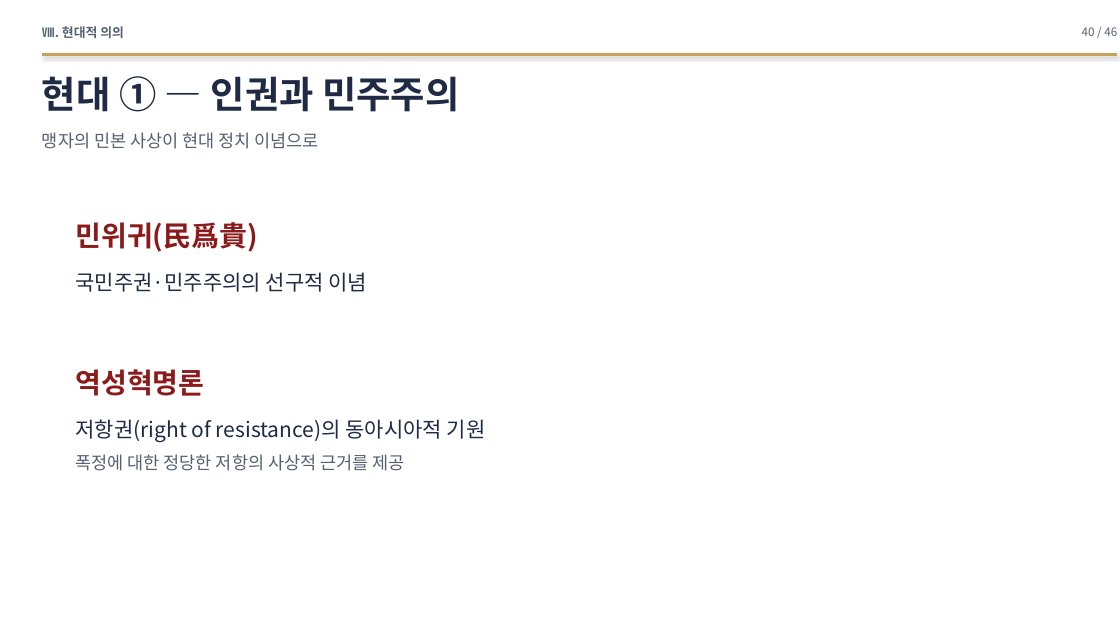
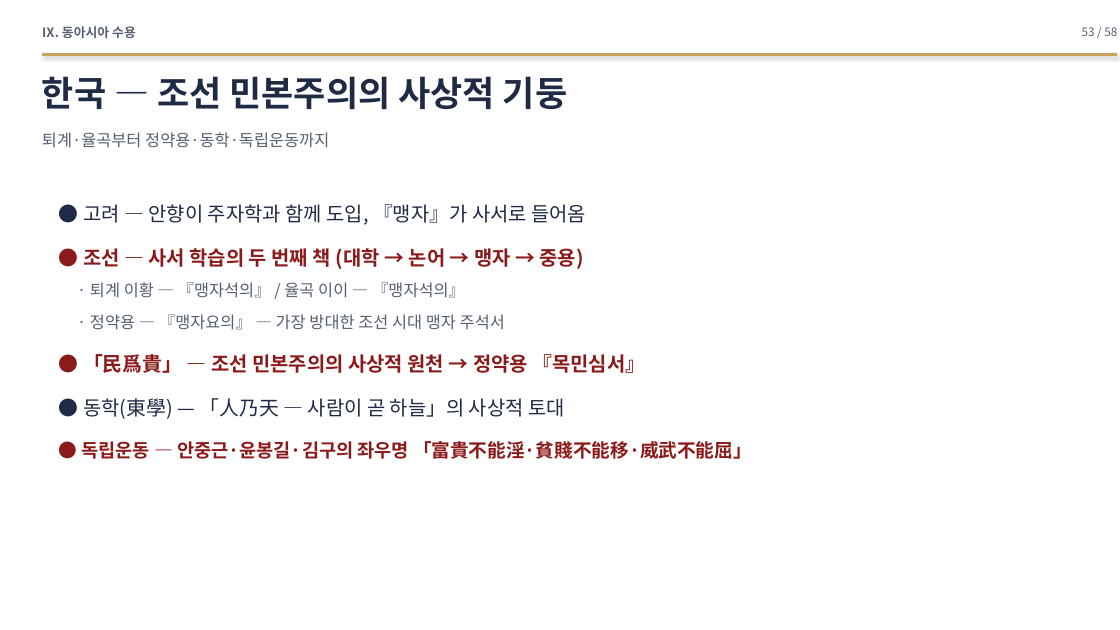
Before and after one commit to hpark1947/Oriental-Classics2, a slide deck: slide 53 of 발표자료/맹자_발표자료.pptx (slide 40 before the commit). Drawn at 1120x630 pixels with LibreOffice and Linux fonts; fonts in the diff are those of the drawing. Boxes give left, top, right and bottom in pixels: in the first picture for what was removed or moved away, otherwise in the second. Text is boxed around its words. In the diff, an @@ line names an element or a change of style, - is before the commit and + after.

```diff
--- a/발표자료/맹자_발표자료.pptx
+++ b/발표자료/맹자_발표자료.pptx
@@ text at [42, 26, 136, 38]: text changed @@
-Ⅷ. 현대적 의의
+Ⅸ. 동아시아 수용
@@ text at [1082, 27, 1117, 36]: text changed @@
-40 / 46
+53 / 58
@@ text at [42, 76, 567, 109]: text changed; size 32 to 30 pt @@
-현대 ① — 인권과 민주주의
+한국 — 조선 민본주의의 사상적 기둥
@@ text at [42, 132, 329, 148]: text changed; size 15 to 14 pt @@
-맹자의 민본 사상이 현대 정치 이념으로
+퇴계·율곡부터 정약용·동학·독립운동까지
@@ text at [82, 204, 752, 459]: text changed; size 18 to 17 pt; text colour #1F2A44 to #8B1A1A @@
-민위귀(民爲貴)
-국민주권·민주주의의 선구적 이념
-역성혁명론
-저항권(right of resistance)의 동아시아적 기원
-폭정에 대한 정당한 저항의 사상적 근거를 제공
+● 고려 — 안향이 주자학과 함께 도입, 『맹자』가 사서로 들어옴
+● 조선 — 사서 학습의 두 번째 책 (대학 → 논어 → 맹자 → 중용)
+· 퇴계 이황 — 『맹자석의』 / 율곡 이이 — 『맹자석의』
+· 정약용 — 『맹자요의』 — 가장 방대한 조선 시대 맹자 주석서
+● 「民爲貴」 — 조선 민본주의의 사상적 원천 → 정약용 『목민심서』
+● 동학(東學) — 「人乃天 — 사람이 곧 하늘」의 사상적 토대
+● 독립운동 — 안중근·윤봉길·김구의 좌우명 「富貴不能淫·貧賤不能移·威武不能屈」
```
Also in this commit, not shown: 7 other slides changed, 50 slides added, 38 slides removed, 1 other file.
